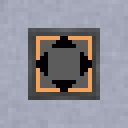
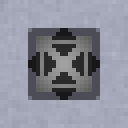
Comparing the layer stacks of the two w=128, h=128 images. Changes:
added layer "access" (70%) above "arrows out smaller" over <box>28,28,100,100</box>
hid "arrows out smaller" over <box>36,36,92,92</box>
showed "interface" over <box>32,32,96,96</box>
hid "gas" over <box>28,28,100,100</box>
